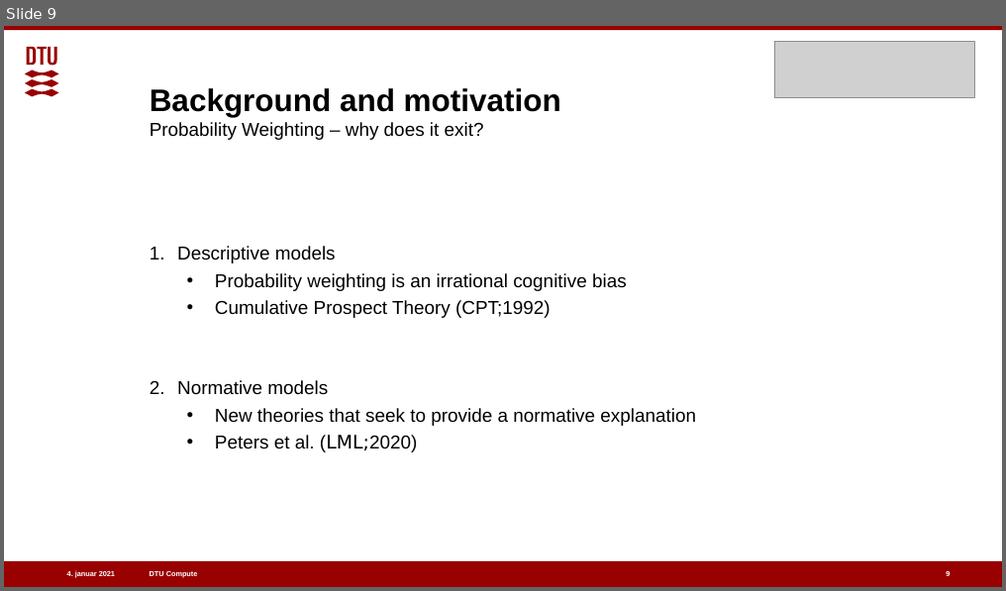
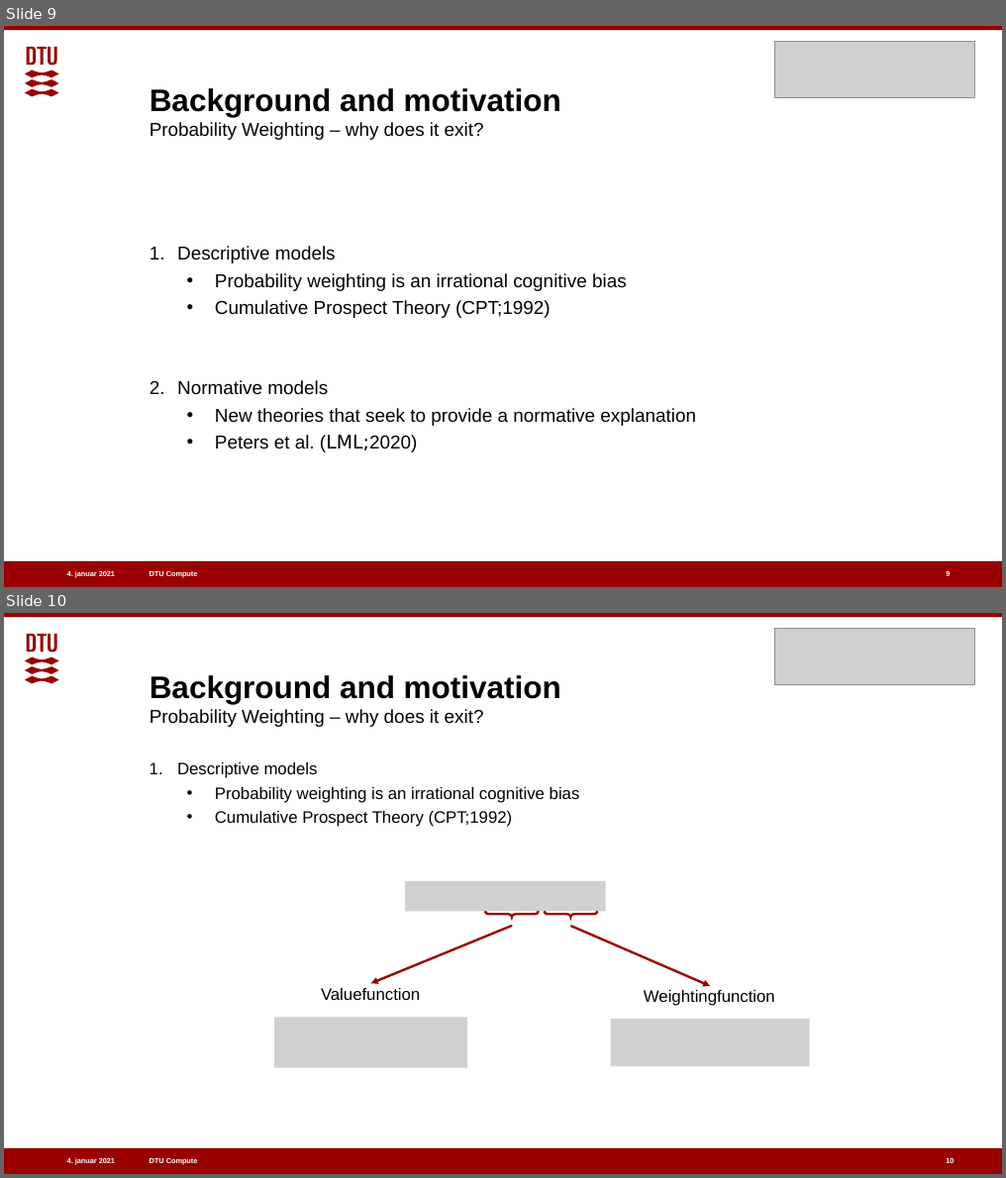
Before and after one commit to benj1003/Comparing-normative-and-descriptive-models-of-probability-weighting, a slide deck: Presentations/Oral defence 07-01-2021.pptx. Shown one above the other, each under a label of ours: slide 9 before the commit, slides 9 and 10 after it. The pictures are 1006x591 and 1006x1178 pixels, drawn with LibreOffice and Linux fonts; fonts in the diff are those of the drawing; grey boxes stand for pictures. Boxes give left, top, right and bottom in pixels: in the first picture for what was removed or moved away, otherwise in the second. Text is boxed around its words. In the diff, an @@ line names an element or a change of style, - is before the commit and + after.

```diff
--- a/Presentations/Oral defence 07-01-2021.pptx
+++ b/Presentations/Oral defence 07-01-2021.pptx
@@ slide 10 added at [4,613,1002,1174], background #FFFFFF; not listed: 5 template elements that a slide beside it also shows @@
@@ picture added at [774,629,975,685] @@
@@ title added at [150,675,561,727], 18 pt, text #000000 @@
+Background and motivation
+Probability Weighting – why does it exit?
@@ text added at [177,762,580,827], 16 pt, text #000000 @@
+1. Descriptive models
+  • Probability weighting is an irrational cognitive bias
+  • Cumulative Prospect Theory (CPT;1992)
@@ picture added at [405,881,606,911] @@
@@ arrow added from (512, 926) to (371, 983), #990000 2.25 pt @@
@@ left brace added at [485,911,539,917], outline #990000 2.25 pt @@
@@ left brace added at [545,911,597,917], outline #990000 2.25 pt @@
@@ arrow added from (570, 926) to (710, 986), #990000 2.25 pt @@
@@ text added at [321,988,420,1000], 16 pt, text #000000 @@
+Valuefunction
@@ text added at [644,990,775,1006], 16 pt, text #000000 @@
+Weightingfunction
@@ picture added at [274,1017,467,1068] @@
@@ picture added at [611,1019,810,1066] @@
@@ page number added at [945,1158,953,1163], 7 pt, text #FFFFFF, bold @@
+10
```
Also in this commit, not shown: 6 slides changed, 15 other slides added.
